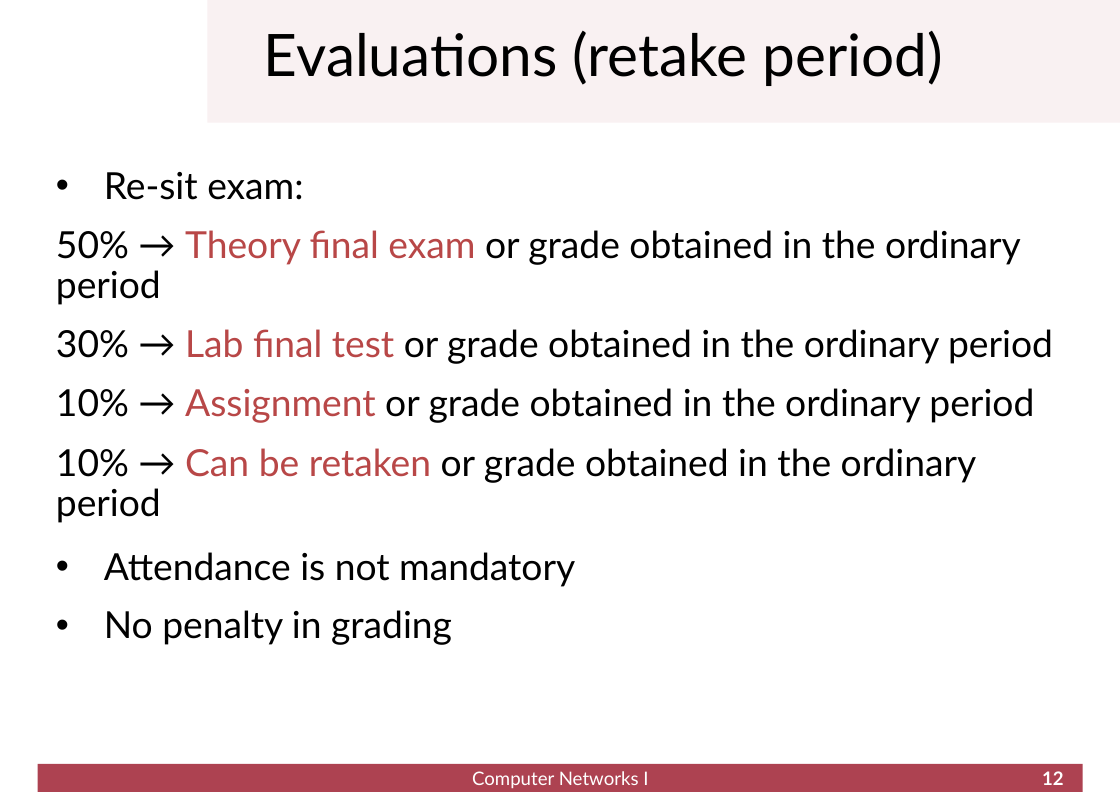
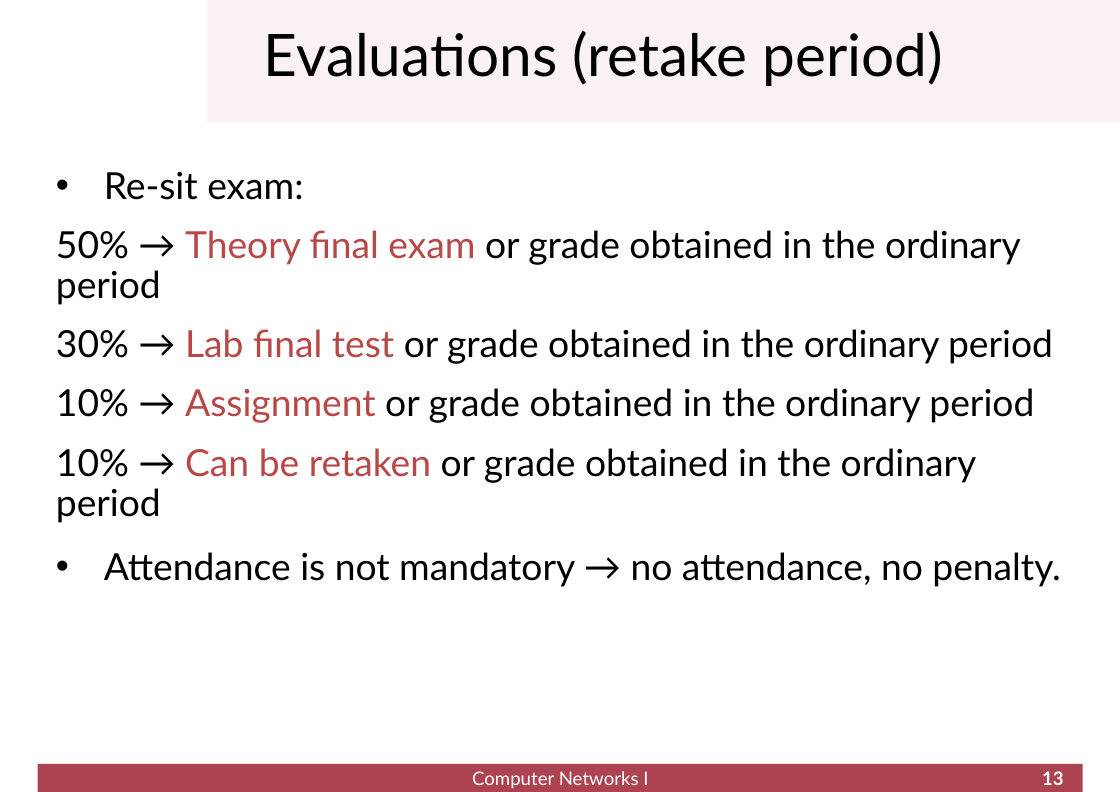
Before and after one commit to cletomartin/redes1, a slide deck: slide 13 of slides/presentation.odp (slide 12 before the commit). Drawn at 1120x792 pixels with LibreOffice and Linux fonts; fonts in the diff are those of the drawing; background and template pictures are left out. Boxes give left, top, right and bottom in pixels: in the first picture for what was removed or moved away, otherwise in the second. Text is boxed around its words. In the diff, an @@ line names an element or a change of style, - is before the commit and + after.

```diff
--- a/slides/presentation.odp
+++ b/slides/presentation.odp
@@ text at bbox=[104, 552, 1061, 587]: text changed @@
-• Attendance is not mandatory
-  • No penalty in grading
+• Attendance is not mandatory → no attendance, no penalty.
@@ page number at bbox=[1042, 771, 1064, 785]: text changed @@
-12
+13
```
Also in this commit, not shown: 6 other slides changed, 1 slide added.
